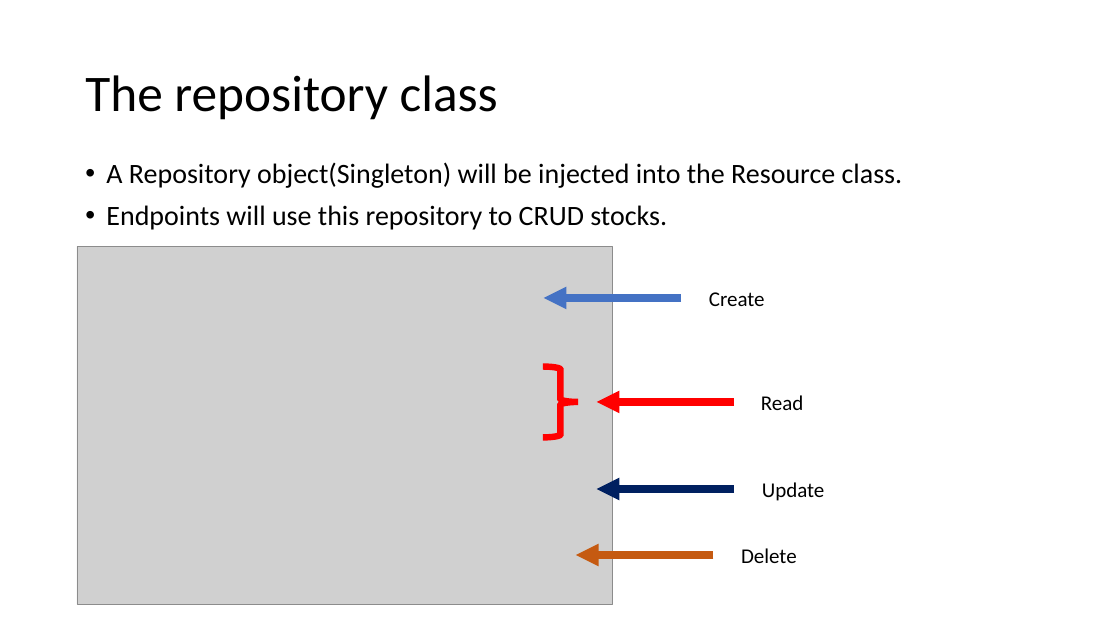
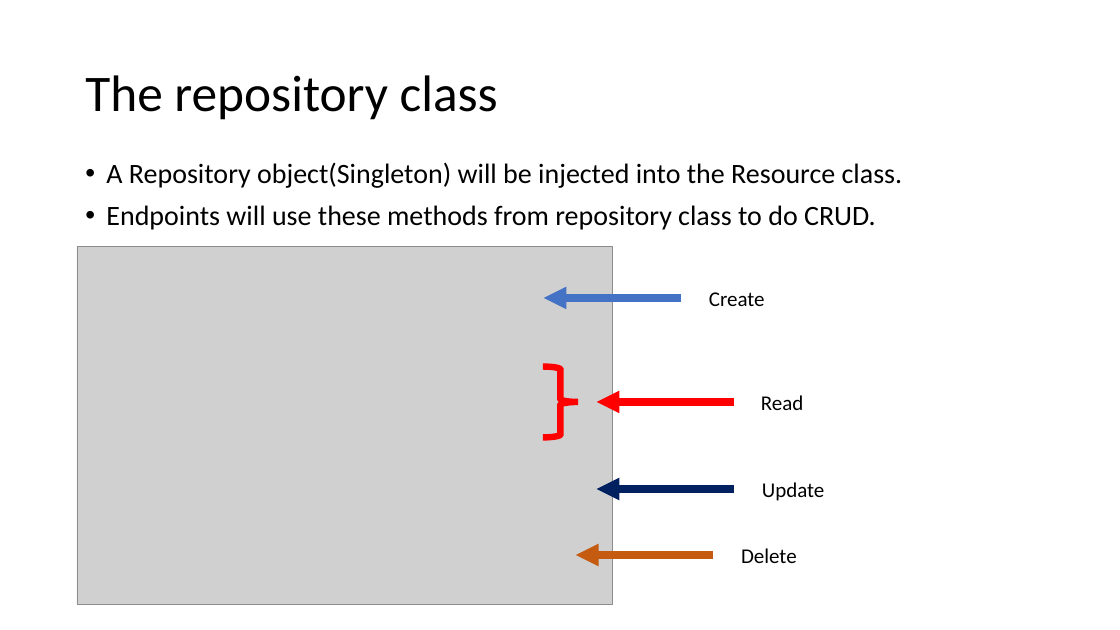
Before and after one commit to lxhq/StockExercise2, a slide deck: slide 5 of Demo_Week2.pptx. Drawn at 1120x630 pixels with LibreOffice and Linux fonts; fonts in the diff are those of the drawing; grey boxes stand for pictures. Boxes give left, top, right and bottom in pixels: in the first picture for what was removed or moved away, otherwise in the second. Text is boxed around its words. In the diff, an @@ line names an element or a change of style, - is before the commit and + after.

```diff
--- a/Demo_Week2.pptx
+++ b/Demo_Week2.pptx
@@ text at box(106, 205, 876, 230): text changed @@
-• Endpoints will use this repository to CRUD stocks.
+• Endpoints will use these methods from repository class to do CRUD.
```
Also in this commit, not shown: 6 other slides changed, 3 slides added, 1 other file.
